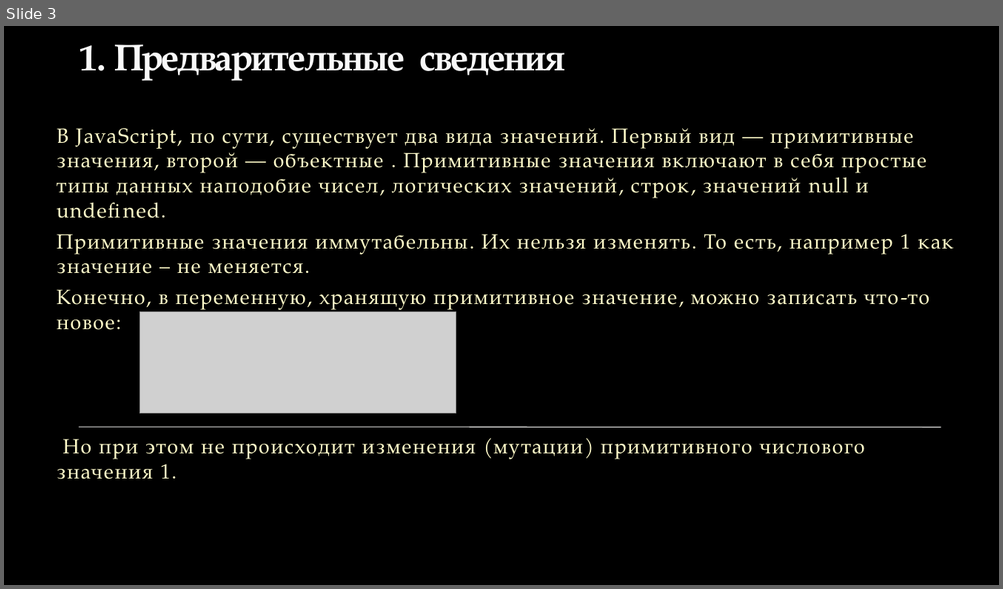
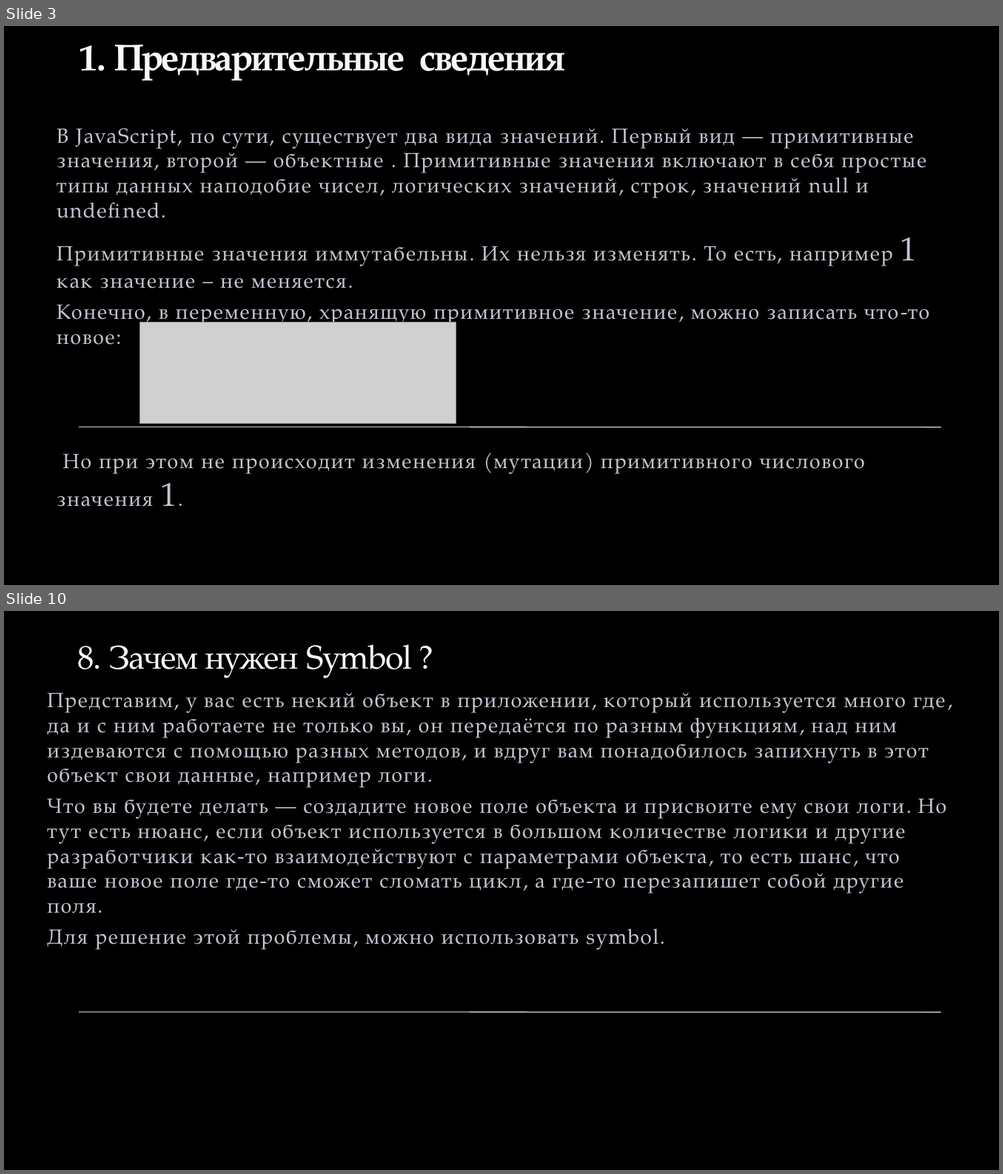
Before and after one commit to Vovan1608/internship, a slide deck: Symbol type.pptx. Shown one above the other, each under a label of ours: slide 3 before the commit, slides 3 and 10 after it; the slides between them are not shown. The pictures are 1003x589 and 1003x1174 pixels, drawn with LibreOffice and Linux fonts; fonts in the diff are those of the drawing; grey boxes stand for pictures; background and template pictures are left out. Boxes give left, top, right and bottom in pixels: in the first picture for what was removed or moved away, otherwise in the second. Text is boxed around its words. In the diff, an @@ line names an element or a change of style, - is before the commit and + after.

Commit message:
save Symbol

```diff
--- a/Symbol type.pptx
+++ b/Symbol type.pptx
@@ slide 10 added at [4,611,999,1170], background picture (left out); not listed: 1 template element that a slide beside it also shows @@
@@ title added at [77,644,412,678], 32 pt, text #F9F9F9 @@
+8. Зачем нужен Symbol ?
@@ text added at [47,692,946,950], 20 pt, text #C9C2D1 @@
+Представим, у вас есть некий объект в приложении, который используется много где, да и с ним работаете не только вы, он передаётся по разным функциям, над ним издеваются с помощью разных методов, и вдруг вам понадобилось запихнуть в этот объект свои данные, например логи.
+Что вы будете делать — создадите новое поле объекта и присвоите ему свои логи. Но тут есть нюанс, если объект используется в большом количестве логики и другие разработчики как-то взаимодействуют с параметрами объекта, то есть шанс, что ваше новое поле где-то сможет сломать цикл, а где-то перезапишет собой другие поля.
+Для решение этой проблемы, можно использовать symbol.
@@ slide 3 changed as well @@
@@ text "В JavaScript, по сути, существует ..." at [57,128,930,507]: text colour #FEFAC9 to #C9C2D1; size 20 to 32 pt in "1", "1." @@
@@ picture: place and size @@
-picture at [140,312,456,413]
+picture at [140,322,456,423]
```
Also in this commit, not shown: 2 other slides changed, 8 other slides added.
